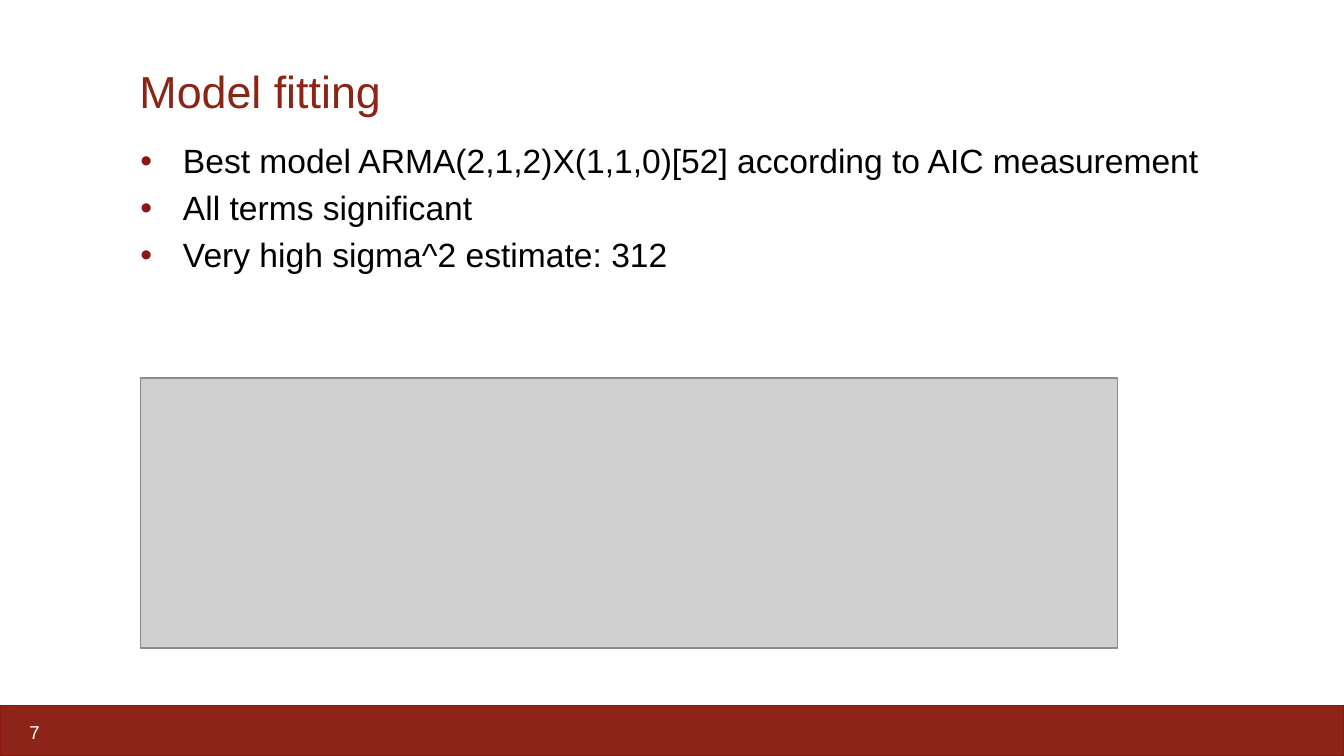
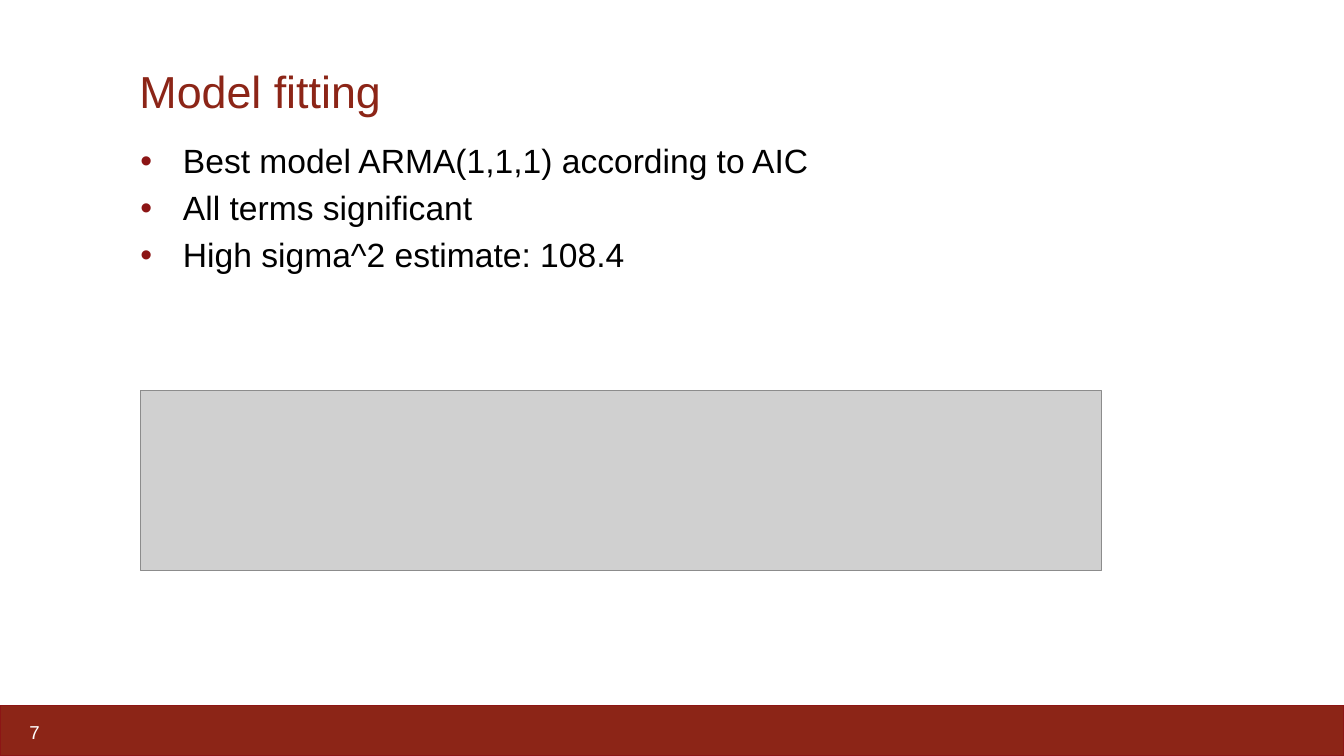
Before and after one commit to johnrapp/stat-221-time-series-project, a slide deck: slide 7 of Presentation.pptx. Drawn at 1344x756 pixels with LibreOffice and Linux fonts; fonts in the diff are those of the drawing; grey boxes stand for pictures. Boxes give left, top, right and bottom in pixels: in the first picture for what was removed or moved away, otherwise in the second. Text is boxed around its words. In the diff, an @@ line names an element or a change of style, - is before the commit and + after.

```diff
--- a/Presentation.pptx
+++ b/Presentation.pptx
@@ text at box(183, 148, 808, 179): text changed @@
-  • Best model ARMA(2,1,2)X(1,1,0)[52] according to AIC measurement
+  • Best model ARMA(1,1,1) according to AIC
@@ text at box(183, 242, 624, 274): text changed @@
-  • Very high sigma^2 estimate: 312
+  • High sigma^2 estimate: 108.4
@@ picture: place and size @@
-picture at box(141, 378, 1118, 648)
+picture at box(141, 391, 1102, 571)
```
Also in this commit, not shown: 6 other slides changed, 2 other files.
